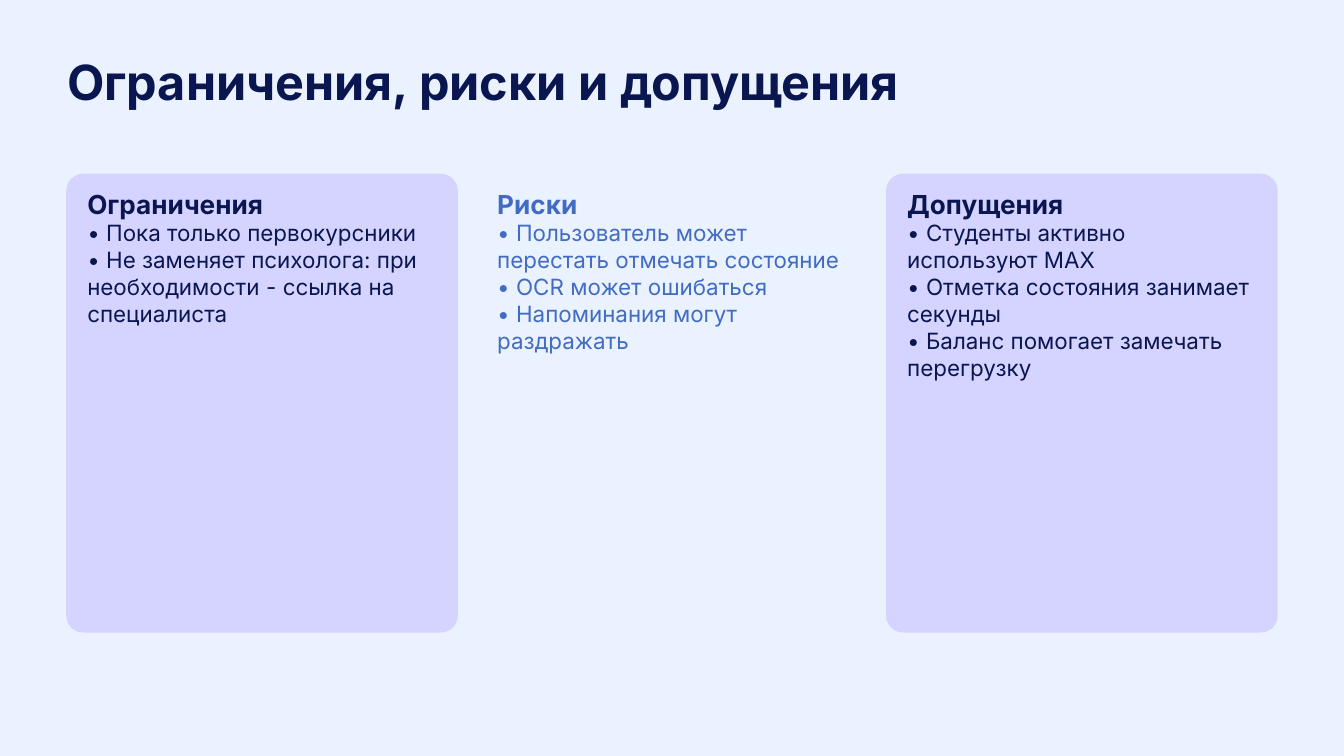
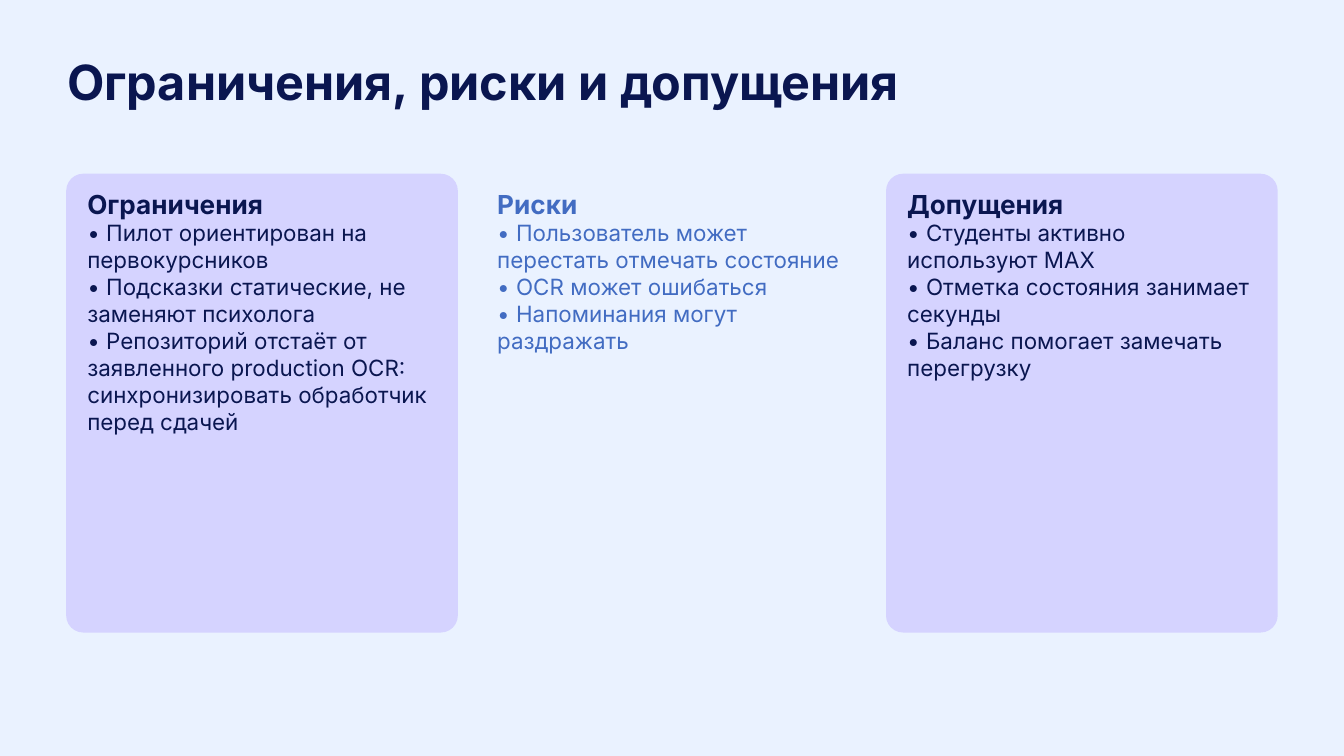
Before and after one commit to W0LIF/max_bot, a slide deck: slide 13 of Хакатон_Кибермыши (2).pptx. Drawn at 1344x756 pixels with LibreOffice and Linux fonts; fonts in the diff are those of the drawing. Boxes give left, top, right and bottom in pixels: in the first picture for what was removed or moved away, otherwise in the second. Text is boxed around its words. In the diff, an @@ line names an element or a change of style, - is before the commit and + after.

```diff
--- a/Хакатон_Кибермыши (2).pptx
+++ b/Хакатон_Кибермыши (2).pptx
@@ text at (x1=87, y1=224, x2=427, y2=435): text changed @@
-• Пока только первокурсники
-• Не заменяет психолога: при необходимости - ссылка на специалиста
+• Пилот ориентирован на первокурсников
+• Подсказки статические, не заменяют психолога
+• Репозиторий отстаёт от заявленного production OCR: синхронизировать обработчик перед сдачей
```
Also in this commit, not shown: 3 other slides changed, 1 slide added, 1 slide removed, 15 other files.
